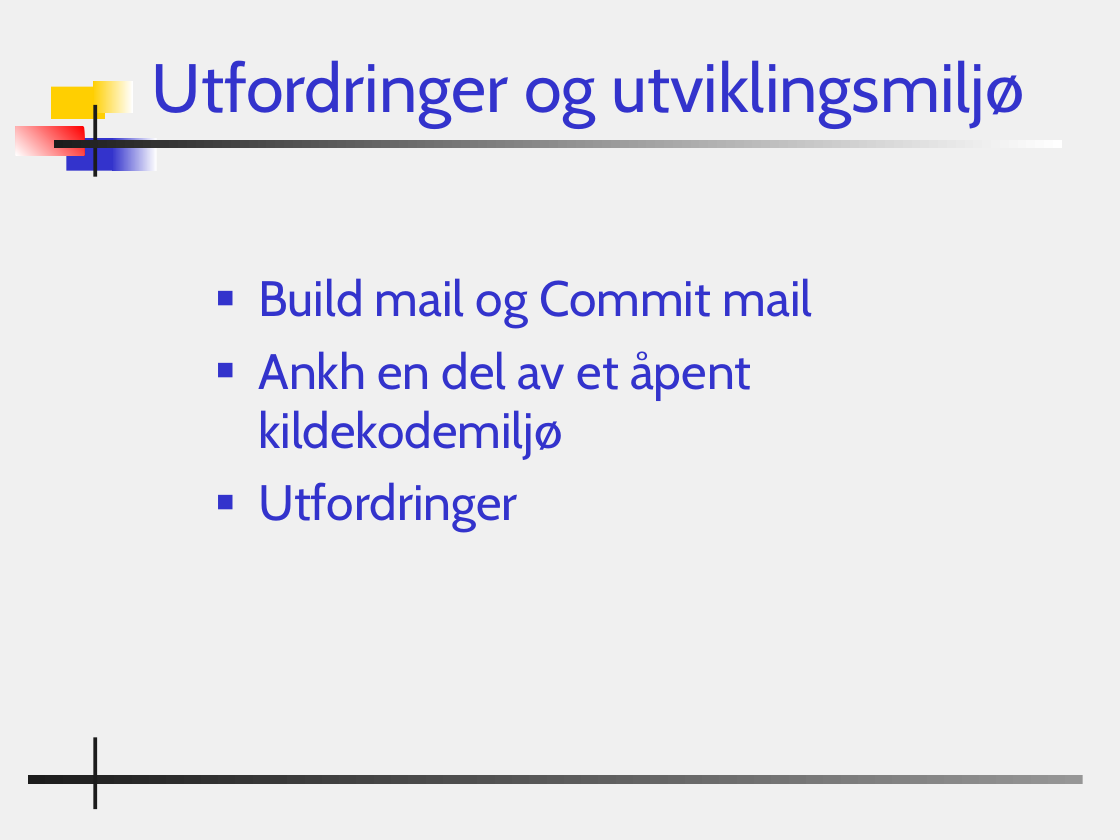
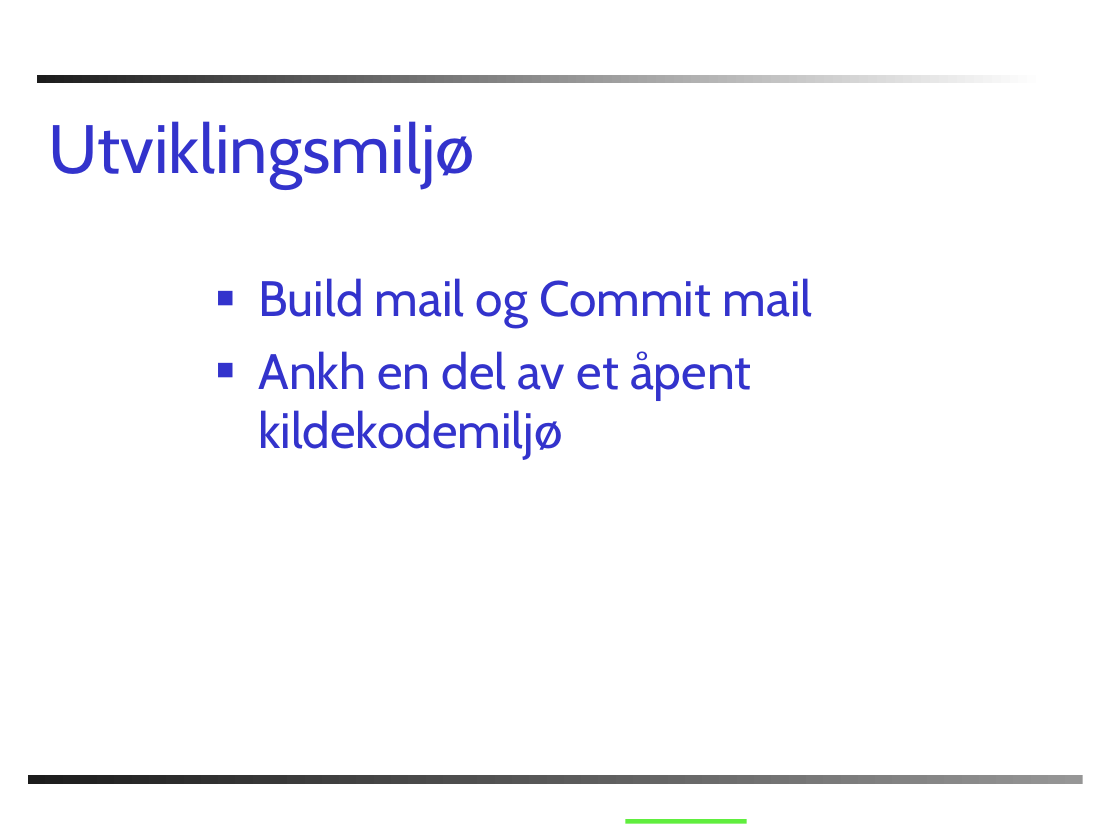
Before and after one commit to chucker/AnkhSVN, a slide deck: slide 18 of doc/powerpoint/Subversion_addin_for_VS.NET.ppt. Drawn at 1120x840 pixels with LibreOffice and Linux fonts; fonts in the diff are those of the drawing; background and template pictures are left out. Boxes give left, top, right and bottom in pixels: in the first picture for what was removed or moved away, otherwise in the second. Text is boxed around its words. In the diff, an @@ line names an element or a change of style, - is before the commit and + after.

```diff
--- a/doc/powerpoint/Subversion_addin_for_VS.NET.ppt
+++ b/doc/powerpoint/Subversion_addin_for_VS.NET.ppt
@@ background #F0F0F0 to #FFFFFF @@
@@ rectangle: place and size @@
-rectangle at [54,140,1062,149]
+rectangle at [37,75,1045,84]
@@ rectangle removed at [52,86,105,119] @@
@@ rectangle removed at [93,81,133,113] @@
@@ rectangle removed at [93,105,96,177] @@
@@ rectangle removed at [16,127,84,156] @@
@@ title at [48,121,474,189]: text changed @@
-Utfordringer og utviklingsmiljø
+Utviklingsmiljø
@@ rectangle removed at [66,138,118,170] @@
@@ rectangle removed at [112,138,157,170] @@
@@ text at [258,482,518,531]: paragraph removed @@
-■ Utfordringer
@@ rectangle removed at [93,737,96,809] @@
@@ line added from (625, 821) to (747, 821), #60EE3E 3 pt @@
```
Also in this commit, not shown: 22 other slides changed, 1 slide added, 1 slide removed.
